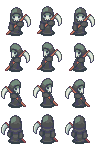
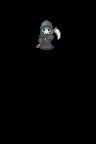
Two versions of the same layered image (96px x 144px). Layer-by-layer changes:
added layer "Pasted Layer" above "reaper_blade_1.png" over [36, 20, 61, 50]
hid "reaper_blade_1.png" over [1, 6, 95, 144]
added layer "back" over [0, 0, 96, 144]
